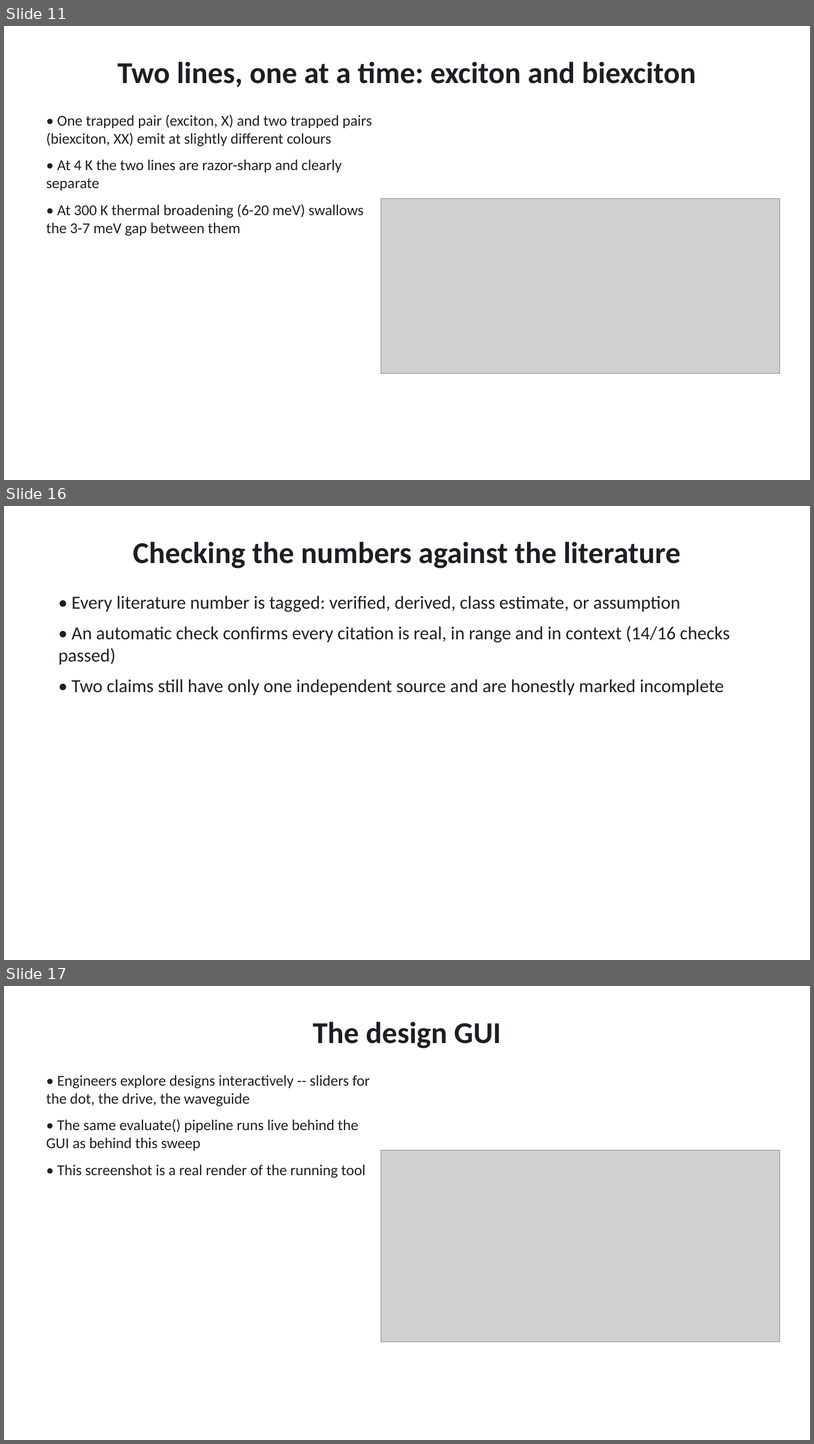
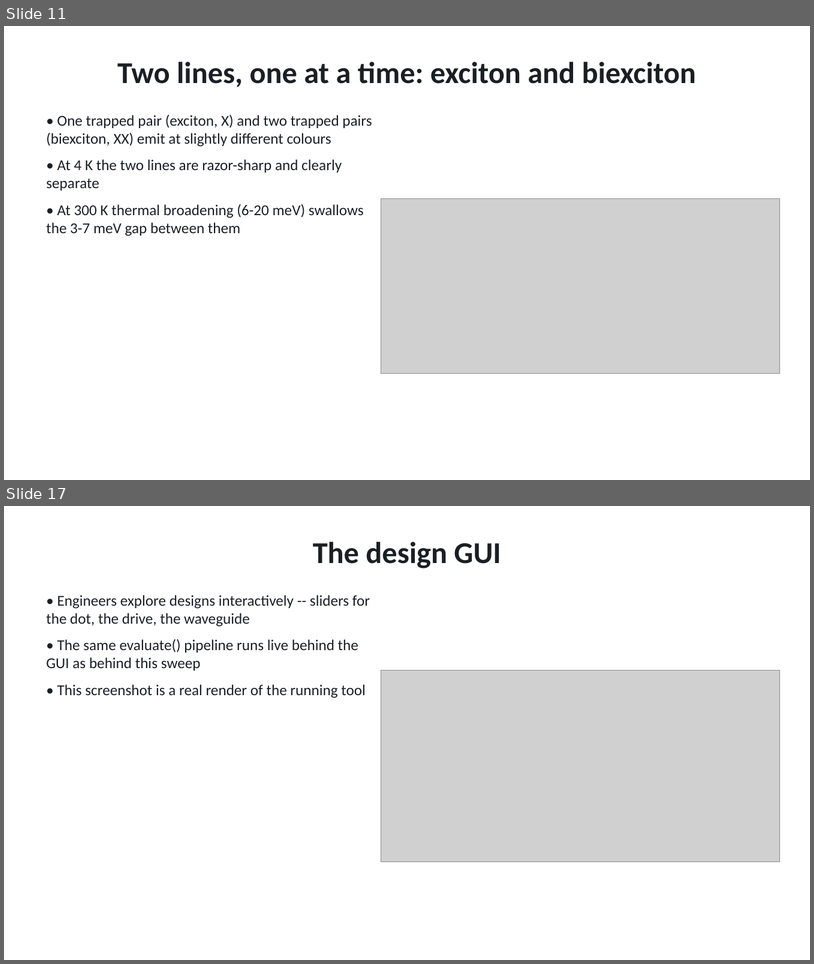
Before and after one commit to Alpharceus/qd-photon-sim, a slide deck: out/presentation/qd_edge_sps.pptx. Shown one above the other, each under a label of ours: slides 11, 16 and 17 before the commit, slides 11 and 17 after it; the slides between them are not shown. The pictures are 814x1444 and 814x964 pixels, drawn with LibreOffice and Linux fonts; fonts in the diff are those of the drawing; grey boxes stand for pictures. Boxes give left, top, right and bottom in pixels: in the first picture for what was removed or moved away, otherwise in the second. Text is boxed around its words. In the diff, an @@ line names an element or a change of style, - is before the commit and + after.

```diff
--- a/out/presentation/qd_edge_sps.pptx
+++ b/out/presentation/qd_edge_sps.pptx
@@ slide 16 removed at <box>4,506,810,960</box>, background #FFFFFF @@
@@ title removed at <box>133,541,681,568</box> @@
-Checking the numbers against the literature
@@ text removed at <box>59,595,730,695</box> @@
-• Every literature number is tagged: verified, derived, class estimate, or assumption
-• An automatic check confirms every citation is real, in range and in context (14/16 checks passed)
-• Two claims still have only one independent source and are honestly marked incomplete
```
Also in this commit, not shown: 6 slides changed, 2 slides added, 1 other slide removed, 9 other files.
